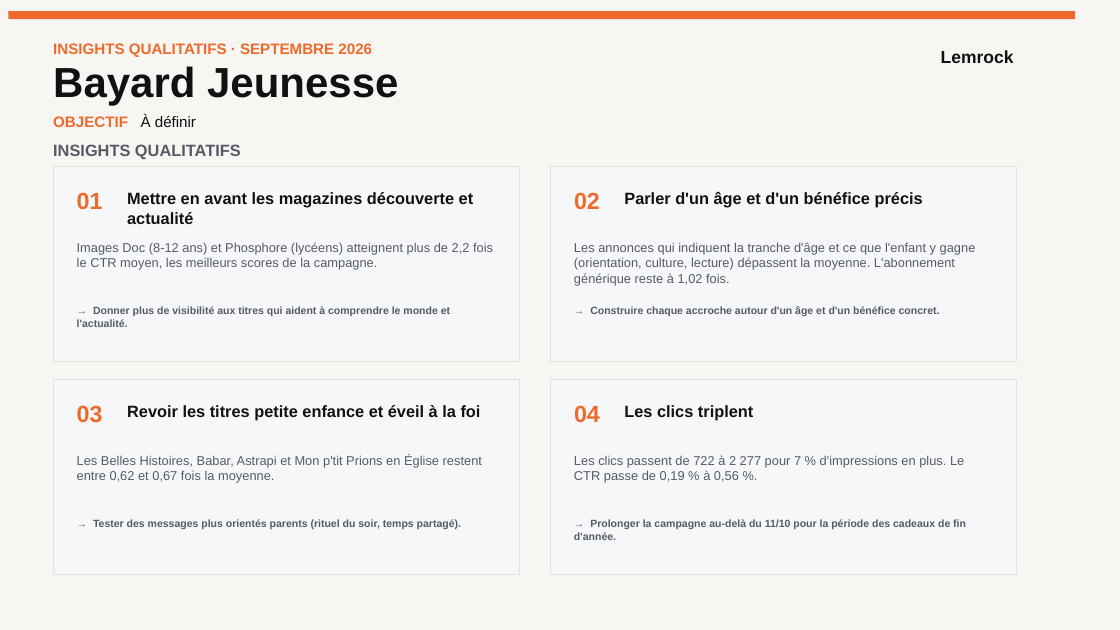
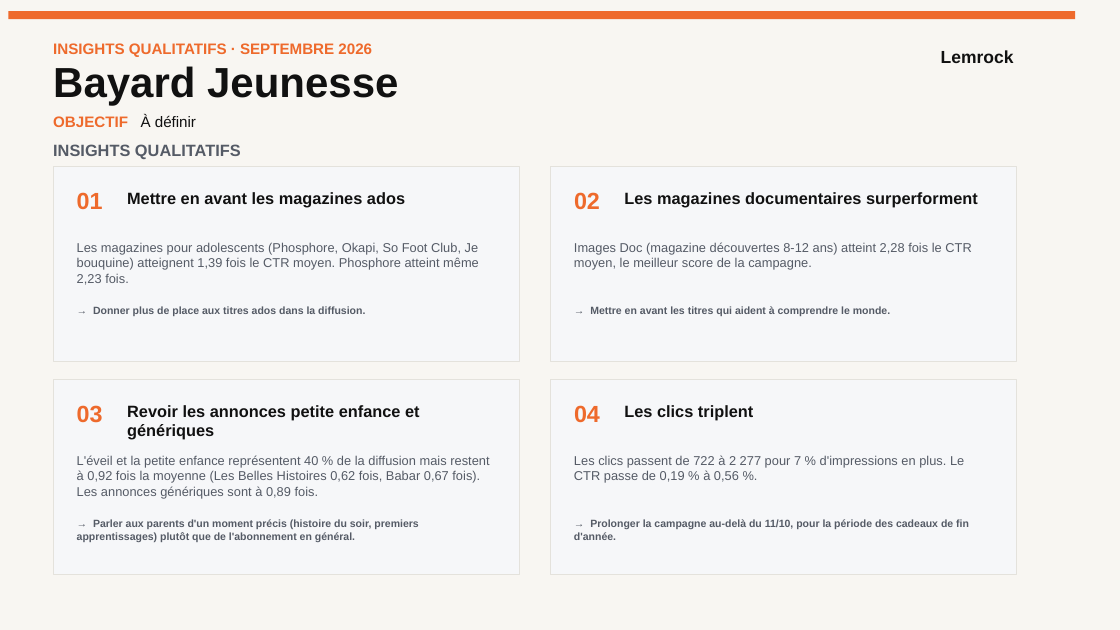
Before and after one commit to stephanemonmarson-creator/Lemrock, a slide deck: slide 8 of rapports/septembre/121026_Customer Success_Septembre 26.pptx. Drawn at 1120x630 pixels with LibreOffice and Linux fonts; fonts in the diff are those of the drawing. Boxes give left, top, right and bottom in pixels: in the first picture for what was removed or moved away, otherwise in the second. Text is boxed around its words. In the diff, an @@ line names an element or a change of style, - is before the commit and + after.

```diff
--- a/rapports/septembre/121026_Customer Success_Septembre 26.pptx
+++ b/rapports/septembre/121026_Customer Success_Septembre 26.pptx
@@ text at (x1=127, y1=192, x2=405, y2=208): text changed @@
-Mettre en avant les magazines découverte et actualité
+Mettre en avant les magazines ados
@@ text at (x1=624, y1=192, x2=978, y2=208): text changed @@
-Parler d'un âge et d'un bénéfice précis
+Les magazines documentaires surperforment
@@ text at (x1=77, y1=242, x2=479, y2=285): text changed @@
-Images Doc (8-12 ans) et Phosphore (lycéens) atteignent plus de 2,2 fois le CTR moyen, les meilleurs scores de la campagne.
+Les magazines pour adolescents (Phosphore, Okapi, So Foot Club, Je bouquine) atteignent 1,39 fois le CTR moyen. Phosphore atteint même 2,23 fois.
@@ text at (x1=574, y1=242, x2=971, y2=270): text changed @@
-Les annonces qui indiquent la tranche d'âge et ce que l'enfant y gagne (orientation, culture, lecture) dépassent la moyenne. L'abonnement générique reste à 1,02 fois.
+Images Doc (magazine découvertes 8-12 ans) atteint 2,28 fois le CTR moyen, le meilleur score de la campagne.
@@ text at (x1=93, y1=306, x2=365, y2=316): text changed @@
-→ Donner plus de visibilité aux titres qui aident à comprendre le monde et l'actualité.
+→ Donner plus de place aux titres ados dans la diffusion.
@@ text at (x1=590, y1=306, x2=890, y2=316): text changed @@
-→ Construire chaque accroche autour d'un âge et d'un bénéfice concret.
+→ Mettre en avant les titres qui aident à comprendre le monde.
@@ text at (x1=127, y1=405, x2=420, y2=440): text changed @@
-Revoir les titres petite enfance et éveil à la foi
+Revoir les annonces petite enfance et génériques
@@ text at (x1=77, y1=455, x2=489, y2=498): text changed @@
-Les Belles Histoires, Babar, Astrapi et Mon p'tit Prions en Église restent entre 0,62 et 0,67 fois la moyenne.
+L'éveil et la petite enfance représentent 40 % de la diffusion mais restent à 0,92 fois la moyenne (Les Belles Histoires 0,62 fois, Babar 0,67 fois). Les annonces génériques sont à 0,89 fois.
@@ text at (x1=77, y1=519, x2=418, y2=542): text changed @@
-→ Tester des messages plus orientés parents (rituel du soir, temps partagé).
+→ Parler aux parents d'un moment précis (histoire du soir, premiers apprentissages) plutôt que de l'abonnement en général.
@@ text at (x1=574, y1=519, x2=969, y2=540): text changed @@
-→ Prolonger la campagne au-delà du 11/10 pour la période des cadeaux de fin d'année.
+→ Prolonger la campagne au-delà du 11/10, pour la période des cadeaux de fin d'année.
```
Also in this commit, not shown: 1 other slide changed, 3 other files.
